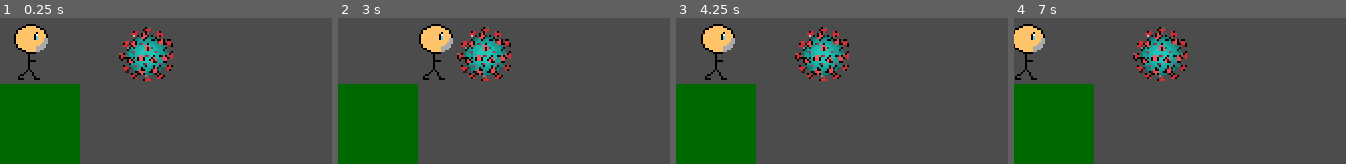
Above: before the commit, frames 1-4 (left to right).
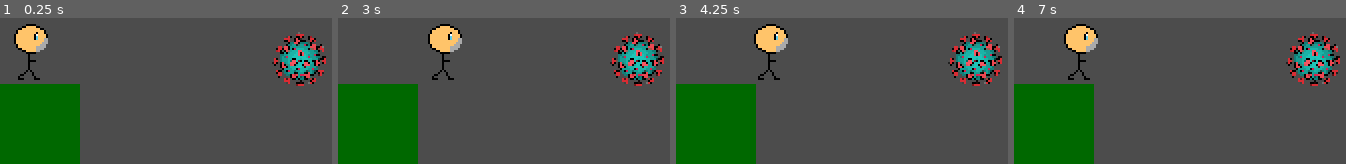
Above: after the commit, the same moments.

Repository: progsource/ssj2020_1
Game: Godot game, scene res://scenes/Game.tscn
Two runs of this game, one before a commit and one after it. Both use one fixed random seed, a clock stepped at 60 frames per second and the inputs below.
Inputs:
- Up to frame 1 (0.25 s): no input
- Up to frame 2 (3 s): tap Enter at 0.5 s; hold Right (ui_right) 0.53-1.28 s; hold Left (ui_left) 1.28-2.03 s; hold Right (ui_right) from 2.03 s (still down)
- Up to frame 3 (4.25 s): release Right (ui_right) at 3.53 s; hold Left (ui_left) from 3.53 s (still down)
- Up to frame 4 (7 s): release Left (ui_left) at 5.78 s; hold Right (ui_right) from 5.78 s (still down)

The runs differ from the first frame. In frame 1, 7.2% of the frame differs, in the area x 35-99%, y 6-47%; in frame 2, 9.2%; in frame 3, 11%, in the area x 7-99%, y 4-47%; in frame 4, 11%.

Commit message:
enable ray cast

Diff:
--- a/code/packed/Virus.tscn
+++ b/code/packed/Virus.tscn
@@ -17,13 +17,15 @@
 [node name="Body" type="Sprite" parent="."]
 texture = ExtResource( 1 )
 hframes = 30
-frame = 8
+frame = 9
 
 [node name="InfectionRayRight" type="RayCast2D" parent="."]
 rotation = -1.5708
+enabled = true
 
 [node name="InfectionRayLeft" type="RayCast2D" parent="."]
 rotation = 1.5708
+enabled = true
 
 [node name="AnimationPlayer" type="AnimationPlayer" parent="."]
 anims/Idle = ExtResource( 2 )
--- a/code/packed/virus/virus.gd
+++ b/code/packed/virus/virus.gd
@@ -20,7 +20,6 @@
 		if ray.is_colliding():
 			var coll = ray.get_collider()
 			if coll.name == player.name:
-				print("infected")
 				emit_signal("infected")
 
 func set_player(p):
--- a/code/scenes/Game.tscn
+++ b/code/scenes/Game.tscn
@@ -13,4 +13,4 @@
 position = Vector2( 16, 124 )
 
 [node name="Virus" parent="." instance=ExtResource( 3 )]
-position = Vector2( 73.677, 125.276 )
+position = Vector2( 150, 128 )
--- a/code/scripts/Player.gd
+++ b/code/scripts/Player.gd
@@ -9,8 +9,8 @@
 
 
 func _ready():
-	pass
-
+	yield(get_tree(), "idle_frame")
+	get_tree().call_group("virus", "set_player", self)
 
 func _input(_event):
 	if is_paused:
@@ -30,6 +30,5 @@
 	if collision:
 		print("collided")
 
-
 func _on_update_game_state(var is_game_paused : bool):
 	is_paused = is_game_paused
